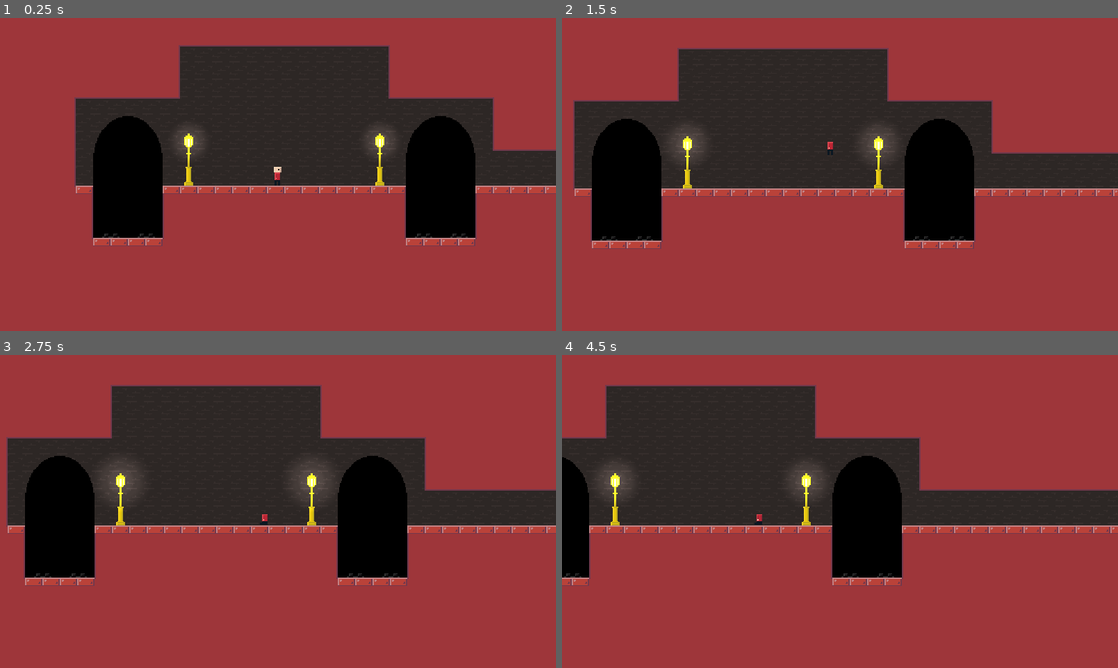
Above: before the commit, frames 1-4 (two rows, left to right).
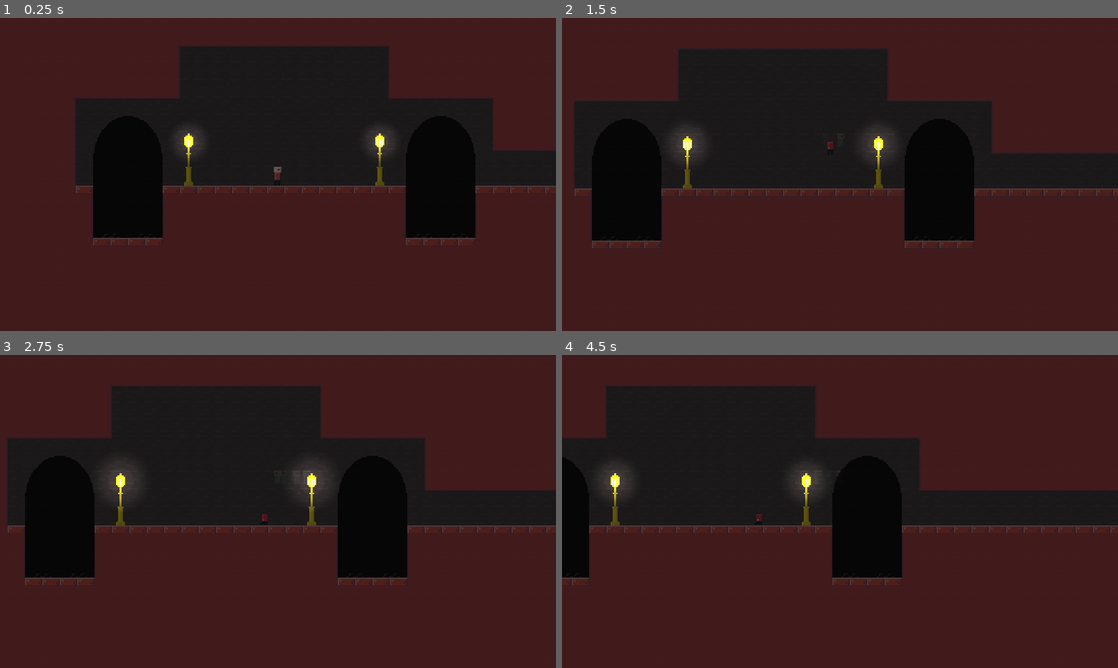
Above: after the commit, the same moments.

Repository: Lunatic-Games/kill-me-now
Game: Godot game, scene res://levels/train_station_2.tscn
The game is run twice, just before and just after one commit, with the same random seed, the same clock (stepped at 60 frames per second) and the same inputs. This scene is started directly instead of the project's main scene.
Inputs (mouse positions are in pixels of both pictures, inside the frame that each line leads up to):
- Up to frame 1 (0.25 s): no input
- Up to frame 2 (1.5 s): tap Enter at 0.5 s; move the mouse to (962, 158) at 0.52 s; hold D (move_right) from 0.53 s (still down); tap E (interact) at 0.6 s; click (962, 158) at 0.67 s; tap Space (jump) at 0.77 s; move the mouse to (728, 190) at 1.27 s; tap Q (leave_body) at 1.35 s
- Up to frame 3 (2.75 s): tap Space (jump) at 1.52 s; move the mouse to (333, 442) at 2.02 s; release D (move_right) at 2.03 s; hold A (move_left) from 2.03 s (still down); tap E (interact) at 2.1 s
- Up to frame 4 (4.5 s): move the mouse to (812, 574) at 2.77 s; release A (move_left) at 2.78 s; hold D (move_right) 2.78-4.28 s; tap Q (leave_body) at 2.85, 4.35 s; click (812, 574) at 2.92 s; tap Space (jump) at 3.02, 3.77 s; move the mouse to (1006, 558) at 3.52 s; tap E (interact) at 3.6 s; move the mouse to (673, 464) at 4.27 s; hold A (move_left) from 4.28 s (still down)

The runs differ from the first frame. In frame 1, 71% of the frame differs, in the area x 0-100%, y 0-100%; in frame 2, 70%; in frame 3, 69%; in frame 4, 72%.

Commit message:
Fixed a couple tings

Diff:
--- a/levels/train_station_2.tscn
+++ b/levels/train_station_2.tscn
@@ -128,7 +128,6 @@
 on = false
 
 [node name="Camera2D" parent="." instance=ExtResource( 11 )]
-visible = false
 position = Vector2( 343, 430 )
 
 [node name="Fence" parent="." instance=ExtResource( 5 )]
@@ -158,7 +157,7 @@
 [node name="CanvasLayer" type="CanvasLayer" parent="."]
 
 [node name="PauseMenu" parent="CanvasLayer" instance=ExtResource( 8 )]
+[connection signal="pulled" from="Lever" to="ElectricRails/ElectricRail2" method="_on_Lever_pulled"]
+[connection signal="pulled" from="Lever" to="ElectricRails/ElectricRail" method="_on_Lever_pulled"]
+[connection signal="pulled" from="Lever" to="ElectricRails/ElectricRail4" method="_on_Lever_pulled"]
 [connection signal="pulled" from="Lever" to="ElectricRails/ElectricRail3" method="_on_Lever_pulled"]
-[connection signal="pulled" from="Lever" to="ElectricRails/ElectricRail4" method="_on_Lever_pulled"]
-[connection signal="pulled" from="Lever" to="ElectricRails/ElectricRail" method="_on_Lever_pulled"]
-[connection signal="pulled" from="Lever" to="ElectricRails/ElectricRail2" method="_on_Lever_pulled"]
--- a/levels/train_station_3.tscn
+++ b/levels/train_station_3.tscn
@@ -15,6 +15,7 @@
 [ext_resource path="res://decorations/lamp.tscn" type="PackedScene" id=13]
 [ext_resource path="res://decorations/tunnel.tscn" type="PackedScene" id=14]
 [ext_resource path="res://decorations/background.png" type="Texture" id=15]
+[ext_resource path="res://contraptions/electric_rail/electric_rail.tscn" type="PackedScene" id=16]
 
 [sub_resource type="GDScript" id=1]
 script/source = "extends \"res://contraptions/gate/gate.gd\"
@@ -61,7 +62,7 @@
 position = Vector2( 528, 400 )
 
 [node name="Lamp3" parent="." instance=ExtResource( 13 )]
-position = Vector2( 656, 816 )
+position = Vector2( 672, 817 )
 
 [node name="TileMap" type="TileMap" parent="."]
 tile_set = ExtResource( 1 )
@@ -71,6 +72,14 @@
 collision_mask = 3
 format = 1
 tile_data = PoolIntArray( -131077, 0, 65537, -131076, 0, 65536, -131075, 0, 65536, -131074, 0, 65536, -131073, 0, 65536 …(36504 unchanged characters)…
+
+[node name="ElectricRail" parent="." instance=ExtResource( 16 )]
+position = Vector2( 96, 528 )
+on = false
+
+[node name="ElectricRail2" parent="." instance=ExtResource( 16 )]
+position = Vector2( 31, 528 )
+on = false
 
 [node name="Gates" type="Node2D" parent="."]
 
Not shown: 1 places in levels/train_station_3.tscn that only renumber resources
